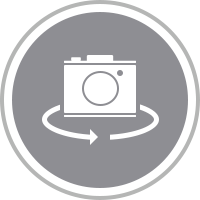
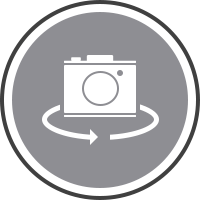
Layered file, before and after one edit (200x200). Changes by layer:
painted on "Border" over <box>0,0,200,200</box>
